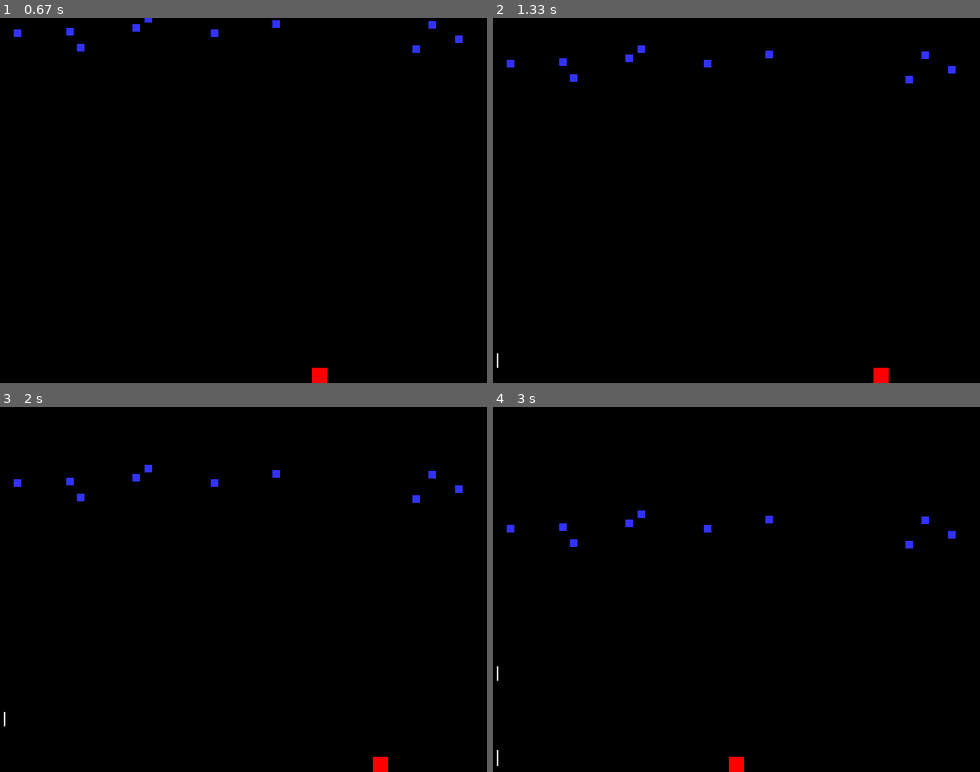
Above: before the commit, frames 1-4 (two rows, left to right).
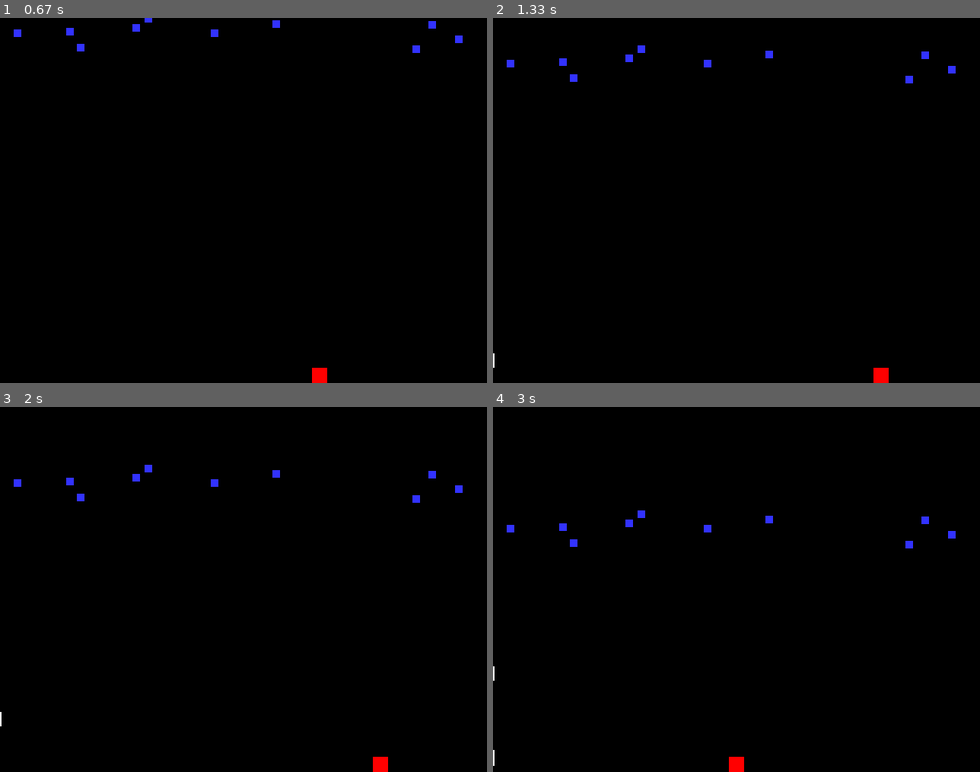
Above: after the commit, the same moments.

Repository: Tom-Connellan/Startup-Programmes
Game: pygame game, started from Pygame/Space-Invaders.py
The game is run twice, just before and just after one commit, with the same random seed, the same clock (stepped at 60 frames per second) and the same inputs.
Inputs:
- Up to frame 1 (0.67 s): hold Right from 0.33 s (still down)
- Up to frame 2 (1.33 s): release Right at 0.8 s; hold Up 0.83-1.13 s; hold Right from 1.17 s (still down)
- Up to frame 3 (2 s): release Right at 1.63 s; hold Left from 1.67 s (still down)
- Up to frame 4 (3 s): release Left at 2.2 s; hold Left 2.23-2.63 s; hold Up from 2.67 s (still down)

Frame 1 is identical in both runs. In frame 2, less than 0.1% of the frame differs, in the area x 0-2%, y 91-96%; in frame 3, less than 0.1%; in frame 4, less than 0.1%, in the area x 0-2%, y 71-99%.

Commit message:
update 3

Diff:
--- a/Pygame/Space-Invaders.py
+++ b/Pygame/Space-Invaders.py
@@ -74,7 +74,7 @@
 # - - Define the class Player
 class Player(pygame.sprite.Sprite):
     #Define the constructor for the player
-    def __init__(self, color, width, height, bullet_count):
+    def __init__(self, color, width, height):
         #lives, bullet_count):
         #The sprite constructor
         super().__init__()
@@ -103,16 +103,13 @@
             elif self.rect.x + 20 == 640:
                 self.rect.x = self.rect.x
 
-        player_pos_x = self.rect.x
-
         if keys[pygame.K_UP]:
             #if self.bullet_count == 0:
             self.shootbullet()
 
     def shootbullet(self):
-        self.bullet_count = self.bullet_count - 1
         # Creating my bullet
-        my_bullet = Bullet(White, 2, 2, 1)
+        my_bullet = Bullet(White, 2, 2, self.rect.x, 470)
         all_sprites_group.add(my_bullet)
 
 
@@ -125,7 +122,7 @@
 
 # - - Define the class Bullet
 class Bullet(pygame.sprite.Sprite):
-    def __init__(self, color, width, height, speed):
+    def __init__(self, color, width, height, x_pos, y_pos):
         #The sprite instructor
         super().__init__()
         #Create the sprite
@@ -133,10 +130,8 @@
         self.image.fill(color)
         self.rect = self.image.get_rect()
         #Starting position of bullets
-        self.rect.x =  + 5
+        self.x_pos = self.rect.x
         self.rect.y = 470
-        #Set the speed of the bullet
-        self.speed = speed
 
     # Class update function - draws everything for every loop
     def update(self):
@@ -157,7 +152,7 @@
 all_sprites_group = pygame.sprite.Group()
 
 # Creating my player
-my_player = Player(Red, player_x, player_y, bullet_count)
+my_player = Player(Red, player_x, player_y)
 all_sprites_group.add(my_player)
 
 #Creating the invaders
--- /dev/null
+++ b/Tasks/Factorial.py
@@ -0,0 +1,8 @@
+user_num = int(input("Input your number: "))
+factorial = 1
+if user_num == 0:
+    print("1")
+else:
+    for count in range (user_num, 1, -1):
+        factorial = factorial * count
+    print(factorial)
